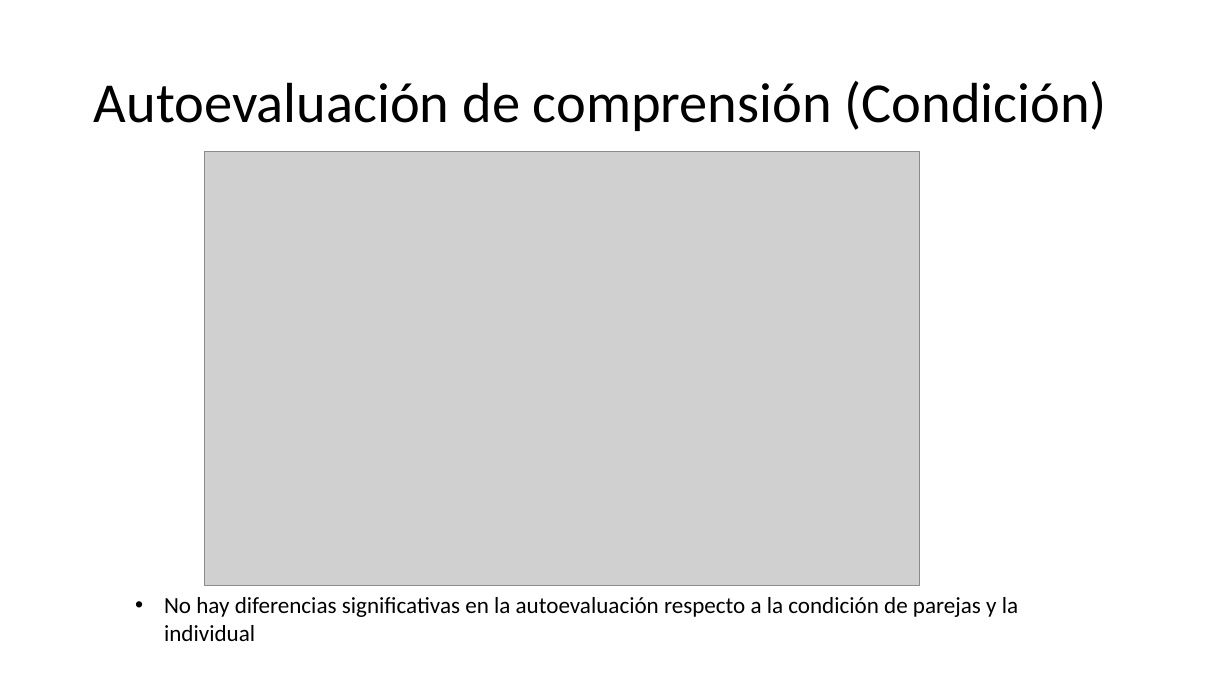
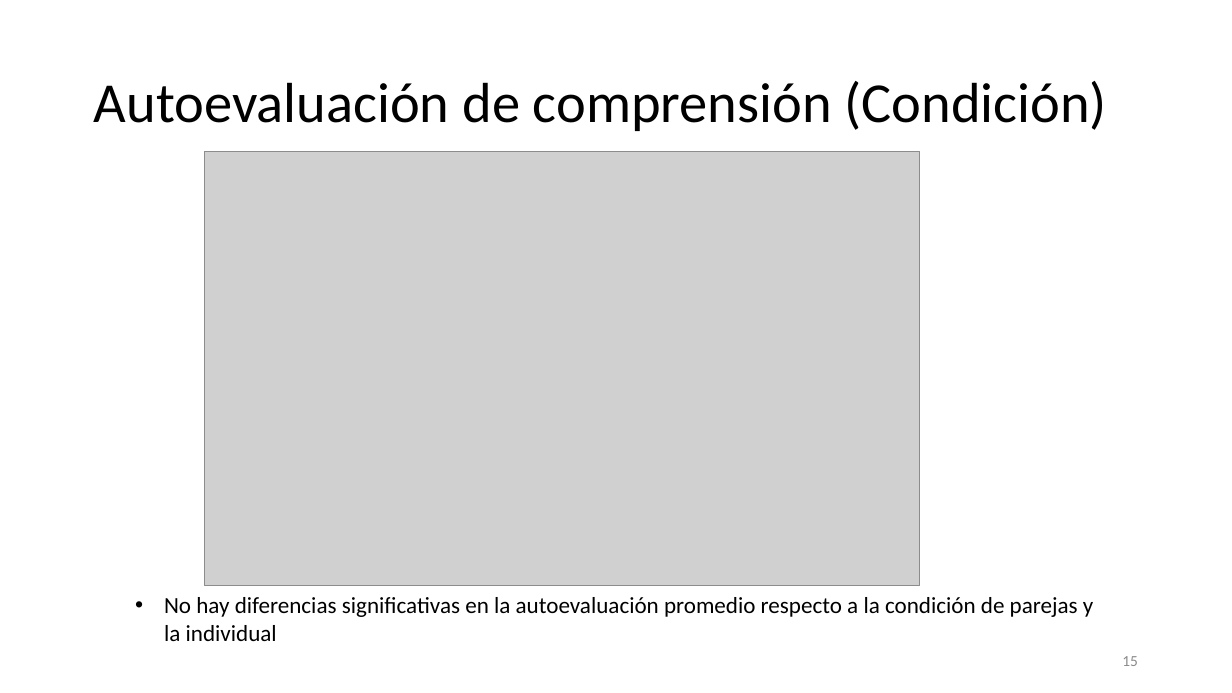
Before and after one commit to Slendercoder/DatosDLL, a slide deck: slide 15 of 12-16-18-23-27-sept-2019/Analysis/Colaboración, uso del lenguaje y comprensión.pptx (slide 11 before the commit). Drawn at 1232x693 pixels with LibreOffice and Linux fonts; fonts in the diff are those of the drawing; grey boxes stand for pictures. Boxes give left, top, right and bottom in pixels: in the first picture for what was removed or moved away, otherwise in the second. Text is boxed around its words. In the diff, an @@ line names an element or a change of style, - is before the commit and + after.

```diff
--- a/12-16-18-23-27-sept-2019/Analysis/Colaboración, uso del lenguaje y comprensión.pptx
+++ b/12-16-18-23-27-sept-2019/Analysis/Colaboración, uso del lenguaje y comprensión.pptx
@@ text at [164, 597, 1093, 641]: text changed @@
-• No hay diferencias significativas en la autoevaluación respecto a la condición de parejas y la individual
+• No hay diferencias significativas en la autoevaluación promedio respecto a la condición de parejas y la individual
@@ page number added at [1122, 656, 1138, 666], 12 pt, text #8C8C8C @@
+15
```
Also in this commit, not shown: 18 other slides changed, 15 slides added, 1 slide removed, 12 other files.
